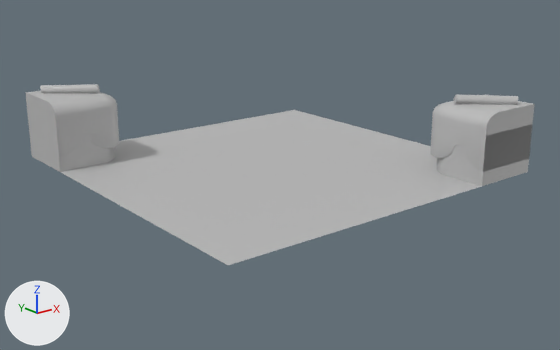
The FBX model Assets/3_Scena 3D/Meshes/Tiles/SM_Tile_Tips_Diagonal.fbx as it was, and as the next commit left it.
Before and after are seen from a 50 mm camera at (-0.0585, -0.2711, 0.0357) aimed at (-0.0003, -0.1983, 0.0066). Arrows for +X, +Y and +Z are at lower left; the lights stay in place. Where no turn or scale is listed for an object, it has been applied to the vertices.

Names of what the first picture shows: 'SM_Tile_Tips_Diagonal1', 'SM_Tile_Tips_Diagonal2'.
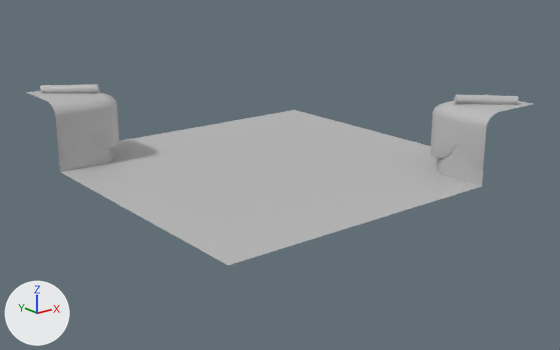
Where the newer file only moved an object's origin or applied its transform, the numbers keep the older frame.

Where the change shows, as pixel boxes (x1, y1, x2, y2) in the pictures (560 x 350 px):
'SM_Tile_Tips_Diagonal2', reshaped
    before: (27, 84, 533, 265)
    after: (40, 84, 518, 265)
'SM_Tile_Tips_Diagonal1', reshaped, moved
    before: (25, 91, 535, 171)
    after: (26, 91, 532, 172)
part 1 of me_mesh_001, deleted
    before: (482, 124, 533, 186)
part 2 of me_mesh_001, deleted
    before: (27, 111, 60, 172)
part 3 of me_mesh, deleted
    before: (483, 104, 535, 171)
part 4 of me_mesh, deleted
    before: (25, 92, 59, 153)

Diff of the bpy script that builds the scene:
```diff
--- a/Assets/3_Scena 3D/Meshes/Tiles/SM_Tile_Tips_Diagonal.fbx.py
+++ b/Assets/3_Scena 3D/Meshes/Tiles/SM_Tile_Tips_Diagonal.fbx.py
@@ me_mesh @@
 me_mesh.from_pydata(...)  # 310 vertices, 312 faces; spans x -0.0225..0.0225, y -0.0225..0.0225, z -0.0034..0.0034
 # verts and faces of me_mesh; kept vertices keep their numbers, new ones are numbered from 310
+# me_mesh part 3
+delete_vertices([*range(10, 15), 135, 136])  # with the faces that use them
+delete_faces([(5, 7, 8), (131, 134, 133)])
+# me_mesh part 4
+delete_vertices([*range(165, 170), 290, 291])  # with the faces that use them
+delete_faces([(160, 162, 163), (286, 289, 288)])
 me_mesh.materials.append(mat_lambert8)
-me_mesh.materials.append(mat_lambert1)  # grey #bcbcbc
 me_mesh.materials.append(mat_lambert6)
@@ me_mesh_001 @@
 me_mesh_001.from_pydata(...)  # 72 vertices, 77 faces; spans x 0.0..0.045, y -0.045..0.0, z -0.0086..0.0011
 # verts and faces of me_mesh_001; kept vertices keep their numbers, new ones are numbered from 72
+# me_mesh_001 part 1
+delete_vertices([4, 5])  # with the faces that use them
+# me_mesh_001 part 2
+delete_vertices([41, 42])  # with the faces that use them
 me_mesh_001.materials.append(mat_lambert1)
@@ ob_sm_tile_tips_diagonal1 @@
 ob_sm_tile_tips_diagonal1 = bpy.data.objects.new('SM_Tile_Tips_Diagonal1', me_mesh)
-ob_sm_tile_tips_diagonal1.location = (0.00002, -0.1962, 0.01264)
+ob_sm_tile_tips_diagonal1.location = (0.0, -0.1962, 0.01265)
```
